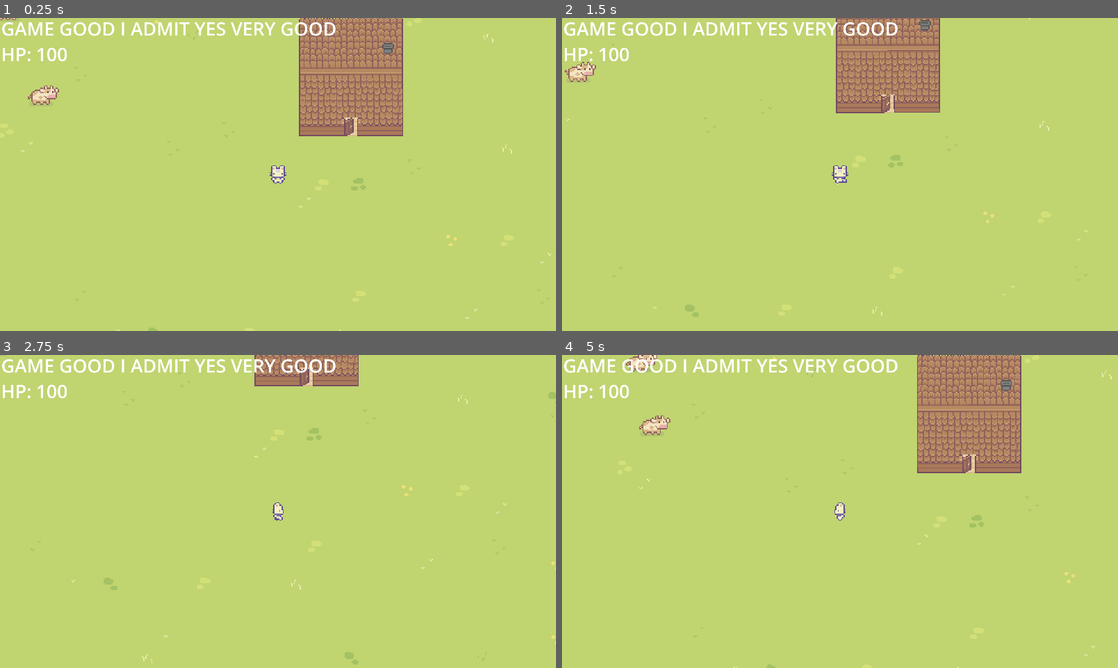
Above: before the commit, frames 1-4 (two rows, left to right).
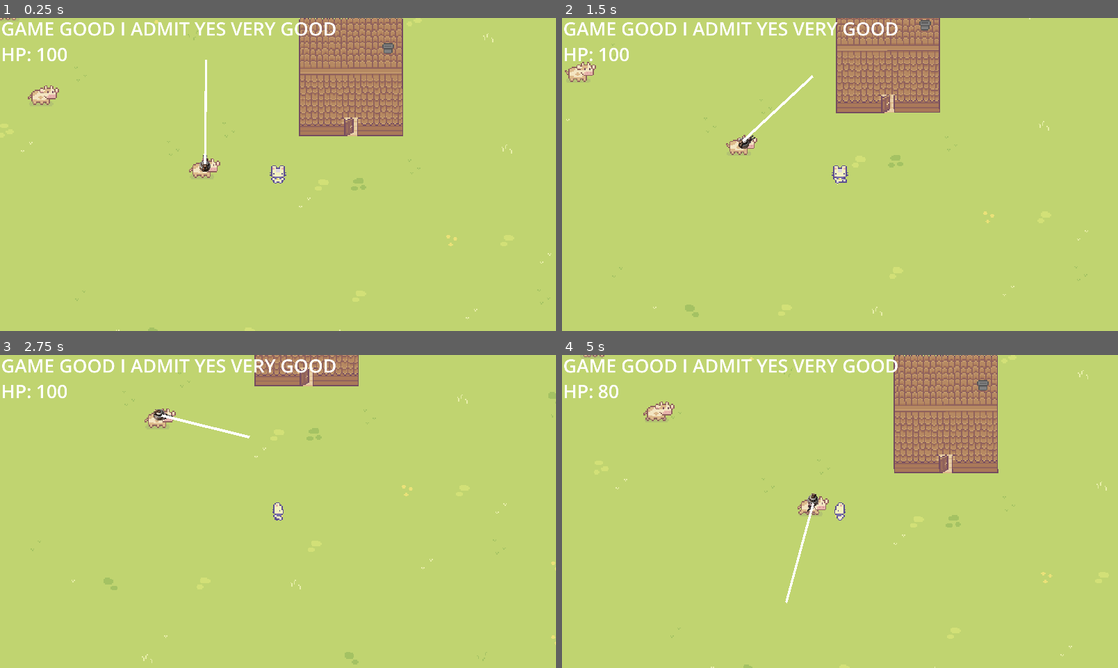
Above: after the commit, the same moments.

Repository: maciulex/First-game-in-godot
Game: Godot game, scene res://game_level.tscn
Two runs of this game, one before a commit and one after it. Both use one fixed random seed, a clock stepped at 60 frames per second and the inputs below.
Inputs:
- Up to frame 1 (0.25 s): no input
- Up to frame 2 (1.5 s): hold D (right) 0.53-1.28 s; hold Space (space) 0.53-1.28 s; hold S (down) from 1.28 s (still down); tap Space (space) at 1.35 s
- Up to frame 3 (2.75 s): release S (down) at 2.03 s; hold D (right) from 2.03 s (still down); hold Space (space) from 2.03 s (still down)
- Up to frame 4 (5 s): release D (right) at 2.78 s; release Space (space) at 2.78 s; hold W (up) 2.78-3.53 s; tap Space (space) at 2.85, 4.35 s; hold Space (space) 3.53-4.28 s; hold A (left) from 3.53 s (still down)

The runs differ from the first frame. In frame 1, 0.4% of the frame differs, in the area x 34-40%, y 13-52%; in frame 2, 0.4%; in frame 3, 0.4%; in frame 4, 6.9%, in the area x 3-99%, y 0-100%.

Commit message:
armored cow added 0.1

Diff:
--- a/NPC/cow.gd
+++ b/NPC/cows/cow/cow.gd
@@ -12,6 +12,7 @@
 func _ready():
 	setNewState();
 	setAnimation(true, true);
+
 
 
 func _physics_process(delta):
@@ -53,3 +54,9 @@
 
 func _on_timer_timeout():
 	setNewState();
+
+
+func _on_player_tool_action(target):
+	print(target, target == self);
+	if target == self:
+		self.queue_free();
--- a/NPC/cow.tscn
+++ b/NPC/cows/cow/cow.tscn
@@ -1,7 +1,71 @@
-[gd_scene load_steps=15 format=3 uid="uid://cqherbldtllj4"]
+[gd_scene load_steps=15 format=3 uid="uid://dpddi8nvsbcy3"]
 
-[ext_resource type="Texture2D" uid="uid://dhp1sh0xxp7h2" path="res://art/Sprout Lands - Sprites - Basic pack/Characters/Free Cow Sprites.png" id="1_qr5e4"]
-[ext_resource type="Script" path="res://NPC/cow.gd" id="1_qwkr4"]
+[ext_resource type="Texture2D" uid="uid://dhp1sh0xxp7h2" path="res://art/Sprout Lands - Sprites - Basic pack/Characters/Free Cow Sprites.png" id="2_31pos"]
+
+[sub_resource type="GDScript" id="GDScript_t15gv"]
+script/source = "extends CharacterBody2D
+
+@export var movement_speed : float = 0.1;
+@onready var sprite = $Sprite2D;
+@onready var animationTree = $AnimationTree;
+@onready var timer = $Timer;
+enum COW_STATES {idle, walk};
+var COW_STATE : COW_STATES = COW_STATES.idle;
+var WalkDir : Vector2 = Vector2(0,0);
+
+
+func _ready():
+	setNewState();
+	setAnimation(true, true);
+
+
+
+func _physics_process(delta):
+	if (COW_STATE == COW_STATES.walk):
+		move_and_collide(WalkDir)
+	pass;
+
+
+func getWalkDir():
+	return Vector2(randi_range(-1,1),randi_range(-1,1))*movement_speed;
+
+
+func setAnimation(idle: bool, right: bool):
+	if (idle):
+		animationTree.set(\"parameters/conditions/isIdle\", true);
+		animationTree.set(\"parameters/conditions/isWalking\", false);
+		WalkDir = Vector2(0,0);
+	else:
+		animationTree.set(\"parameters/conditions/isIdle\", false);
+		animationTree.set(\"parameters/conditions/isWalking\", true);
+		if (!right):
+			sprite.flip_h = true;
+		else:
+			sprite.flip_h = false;
+
+
+func setNewState():
+	COW_STATE = randi_range(0,1);
+	if (COW_STATE == COW_STATES.idle):
+		setAnimation(true, true);
+	else:
+		WalkDir = getWalkDir();
+		if (WalkDir == Vector2.ZERO):
+			COW_STATE = COW_STATES.idle;
+			setAnimation(true, true);
+			return;
+		setAnimation(false, (false if (WalkDir.x < 0) else true));
+	timer.start(randi_range(1,3));
+
+func _on_timer_timeout():
+	setNewState();
+
+
+func _on_player_tool_action(target):
+	print(target, target == self);
+	if target == self:
+		self.queue_free();
+"
 
 [sub_resource type="Animation" id="Animation_hcl25"]
 length = 0.001
@@ -89,12 +153,12 @@
 [sub_resource type="RectangleShape2D" id="RectangleShape2D_mvd3d"]
 size = Vector2(25, 16)
 
-[node name="cow" type="CharacterBody2D" groups=["Enemys", "alive", "tool_axe_action"]]
+[node name="cow" type="CharacterBody2D" groups=["Enemys", "alive", "tool_axe_action_group"]]
 position = Vector2(126, 51)
-script = ExtResource("1_qwkr4")
+script = SubResource("GDScript_t15gv")
 
 [node name="Sprite2D" type="Sprite2D" parent="."]
-texture = ExtResource("1_qr5e4")
+texture = ExtResource("2_31pos")
 hframes = 3
 vframes = 2
 
--- /dev/null
+++ b/NPC/cows/cowArmed/cowArmed.gd
@@ -0,0 +1,39 @@
+extends "res://NPC/cows/cow/cow.gd"
+
+@export var timeToChangeTuretState = [2,5];
+@onready var turretTimer : Timer = $TimerForTurretRotation;
+@onready var turretDetection : RayCast2D = $Turret/turretDetection;
+@onready var turretSprite : Sprite2D = $Turret;
+var turretState = turretStates.idle;
+enum turretStates {idle, rotateRight, rotateLeft}
+@export var turretRotationTime : float = 0.1
+var deltaTimeForTurretRotation : float = 0;
+var turretCooldown = 0;
+
+var rotationDegreesPerCycle : float = 5.625;#360/64
+
+func rotateCannon(dir : turretStates):
+	if turretState == turretStates.rotateLeft:
+		#sprite
+		if (turretSprite.frame == 0): turretSprite.frame = 63;
+		else:turretSprite.frame -= 1;
+		#rayCast2d
+		turretDetection.rotation_degrees -= rotationDegreesPerCycle;
+	elif turretState == turretStates.rotateRight:
+		if (turretSprite.frame == 63): turretSprite.frame = 0;
+		else: turretSprite.frame += 1;
+		turretDetection.rotation_degrees += rotationDegreesPerCycle;
+	deltaTimeForTurretRotation = 0;
+
+
+func _physics_process(delta):
+	if (COW_STATE == COW_STATES.walk):
+		move_and_collide(WalkDir)
+	if (deltaTimeForTurretRotation > turretRotationTime):
+		rotateCannon(turretState);
+	else:
+		deltaTimeForTurretRotation += delta;
+
+func _on_timer_for_turret_rotation_timeout():
+	turretTimer.start(randi_range(timeToChangeTuretState[0], timeToChangeTuretState[1]));
+	turretState = randi_range(0,2);
--- /dev/null
+++ b/NPC/cows/cowArmed/cowArmed.tscn
@@ -0,0 +1,38 @@
+[gd_scene load_steps=5 format=3 uid="uid://c1hkcomwcy5ra"]
+
+[ext_resource type="PackedScene" uid="uid://dpddi8nvsbcy3" path="res://NPC/cows/cow/cow.tscn" id="1_0d10r"]
+[ext_resource type="Script" path="res://NPC/cows/cowArmed/cowArmed.gd" id="2_mcfsc"]
+[ext_resource type="Texture2D" uid="uid://vw6eq58q2owa" path="res://art/turret.png" id="3_rd04r"]
+
+[sub_resource type="AnimationNodeStateMachinePlayback" id="AnimationNodeStateMachinePlayback_iybn2"]
+
+[node name="cowArmed" instance=ExtResource("1_0d10r")]
+script = ExtResource("2_mcfsc")
+timeToChangeTuretState = [2, 5]
+turretRotationTime = 0.1
+
+[node name="AnimationTree" parent="." index="2"]
+parameters/playback = SubResource("AnimationNodeStateMachinePlayback_iybn2")
+
+[node name="Turret" type="Sprite2D" parent="." index="6"]
+scale = Vector2(0.26087, 0.30303)
+texture = ExtResource("3_rd04r")
+hframes = 8
+vframes = 8
+
+[node name="turretDetection" type="RayCast2D" parent="Turret" index="0"]
+position = Vector2(3.83331, 6.59999)
+scale = Vector2(3.83333, 3.3)
+target_position = Vector2(1, -93)
+collision_mask = 2
+
+[node name="Line2D" type="Line2D" parent="Turret/turretDetection" index="0"]
+position = Vector2(6.10352e-05, 1.90735e-06)
+scale = Vector2(-0.199641, 1.0233)
+points = PackedVector2Array(0, -1, -5.00873, -88.9281)
+
+[node name="TimerForTurretRotation" type="Timer" parent="." index="7"]
+wait_time = 0.3
+autostart = true
+
+[connection signal="timeout" from="TimerForTurretRotation" to="." method="_on_timer_for_turret_rotation_timeout"]
--- a/character/player.gd
+++ b/character/player.gd
@@ -15,11 +15,12 @@
 ];
 signal building;
 signal health;
+signal toolAction;
 var playerData;
 
 func _ready():
+	self.health.connect($Control/HPValLabel.updateHp);
 	playerData = get_node("/root/PlayerData");
-	self.health.connect($Control/HPValLabel.updateHp);
 	KnockbackRays = [
 		[
 			$RayCastsContainer/RayCast2D2,	#bottom-left
@@ -94,7 +95,17 @@
 	pass # Replace with function body.
 
 func getColliderFromVector(vector : Vector2):
-	print(vector);
+	match int(vector.y):
+		-1:
+			return KnockbackRays[2][1].get_collider();
+		1:
+			return KnockbackRays[0][1].get_collider();
+	match int(vector.x):
+		1:
+			return KnockbackRays[1][2].get_collider();
+		-1:
+			return KnockbackRays[1][0].get_collider();
+	return null;
 
 
 func blockPlayerMovement():
@@ -106,7 +117,11 @@
 	update_animation("toolUse", Vector2.ZERO);
 	match playerData.equipedTool:
 		playerData.tools.Axe:
-			getColliderFromVector(playerData.lookingDirection);
+			var collider =getColliderFromVector(playerData.lookingDirection);
+			if (collider != null && collider.is_in_group("tool_axe_action_group")):
+				print("dah")
+				get_tree().call_group("tool_axe_action_group", "_on_player_tool_action",collider)
+				pass;
 			pass;
 
 func getVectorOfColidedBody(body):
@@ -148,7 +163,6 @@
 
 
 func _on_animation_tree_animation_finished(anim_name):
-	print("1 ",anim_name);
 	if (anim_name.contains("Use")):
 		animation_tree.set("parameters/conditions/isIdle", true);
 		animation_tree.set("parameters/conditions/useTool", false);
--- a/character/player.tscn
+++ b/character/player.tscn
@@ -197,6 +197,166 @@
 "transitions": PackedFloat32Array(1, 1),
 "update": 1,
 "values": [0, 1]
+}
+tracks/1/type = "value"
+tracks/1/imported = false
+tracks/1/enabled = true
+tracks/1/path = NodePath("Sprite2D:visible")
+tracks/1/interp = 1
+tracks/1/loop_wrap = true
+tracks/1/keys = {
+"times": PackedFloat32Array(0),
+"transitions": PackedFloat32Array(1),
+"update": 1,
+"values": [true]
+}
+tracks/2/type = "value"
+tracks/2/imported = false
+tracks/2/enabled = true
+tracks/2/path = NodePath("toolsUsage:visible")
+tracks/2/interp = 1
+tracks/2/loop_wrap = true
+tracks/2/keys = {
+"times": PackedFloat32Array(0),
+"transitions": PackedFloat32Array(1),
+"update": 1,
+"values": [false]
+}
+
+[sub_resource type="Animation" id="Animation_hqo7y"]
+resource_name = "idle_down"
+loop_mode = 1
+tracks/0/type = "value"
+tracks/0/imported = false
+tracks/0/enabled = true
+tracks/0/path = NodePath("Sprite2D:frame")
+tracks/0/interp = 1
+tracks/0/loop_wrap = true
+tracks/0/keys = {
+"times": PackedFloat32Array(0, 0.5),
+"transitions": PackedFloat32Array(1, 1),
+"update": 1,
+"values": [0, 1]
+}
+tracks/1/type = "value"
+tracks/1/imported = false
+tracks/1/enabled = true
+tracks/1/path = NodePath("Sprite2D:visible")
+tracks/1/interp = 1
+tracks/1/loop_wrap = true
+tracks/1/keys = {
+"times": PackedFloat32Array(0),
+"transitions": PackedFloat32Array(1),
+"update": 1,
+"values": [true]
+}
+tracks/2/type = "value"
+tracks/2/imported = false
+tracks/2/enabled = true
+tracks/2/path = NodePath("toolsUsage:visible")
+tracks/2/interp = 1
+tracks/2/loop_wrap = true
+tracks/2/keys = {
+"times": PackedFloat32Array(0),
+"transitions": PackedFloat32Array(1),
+"update": 1,
+"values": [false]
+}
+
+[sub_resource type="Animation" id="Animation_vlskw"]
+resource_name = "idle_left"
+loop_mode = 1
+tracks/0/type = "value"
+tracks/0/imported = false
+tracks/0/enabled = true
+tracks/0/path = NodePath("Sprite2D:frame")
+tracks/0/interp = 1
+tracks/0/loop_wrap = true
+tracks/0/keys = {
+"times": PackedFloat32Array(0, 0.5),
+"transitions": PackedFloat32Array(1, 1),
+"update": 1,
+"values": [8, 9]
+}
+tracks/1/type = "value"
+tracks/1/imported = false
+tracks/1/enabled = true
+tracks/1/path = NodePath("Sprite2D:visible")
+tracks/1/interp = 1
+tracks/1/loop_wrap = true
+tracks/1/keys = {
+"times": PackedFloat32Array(0),
+"transitions": PackedFloat32Array(1),
+"update": 1,
+"values": [true]
+}
+tracks/2/type = "value"
+tracks/2/imported = false
+tracks/2/enabled = true
+tracks/2/path = NodePath("toolsUsage:visible")
+tracks/2/interp = 1
+tracks/2/loop_wrap = true
+tracks/2/keys = {
+"times": PackedFloat32Array(0),
+"transitions": PackedFloat32Array(1),
+"update": 1,
+"values": [false]
+}
+
+[sub_resource type="Animation" id="Animation_qucgn"]
+resource_name = "idle_right"
+loop_mode = 1
+tracks/0/type = "value"
+tracks/0/imported = false
+tracks/0/enabled = true
+tracks/0/path = NodePath("Sprite2D:frame")
+tracks/0/interp = 1
+tracks/0/loop_wrap = true
+tracks/0/keys = {
+"times": PackedFloat32Array(0, 0.5),
+"transitions": PackedFloat32Array(1, 1),
+"update": 1,
+"values": [12, 13]
+}
+tracks/1/type = "value"
+tracks/1/imported = false
+tracks/1/enabled = true
+tracks/1/path = NodePath("Sprite2D:visible")
+tracks/1/interp = 1
+tracks/1/loop_wrap = true
+tracks/1/keys = {
+"times": PackedFloat32Array(0),
+"transitions": PackedFloat32Array(1),
+"update": 1,
+"values": [true]
+}
+tracks/2/type = "value"
+tracks/2/imported = false
+tracks/2/enabled = true
+tracks/2/path = NodePath("toolsUsage:visible")
+tracks/2/interp = 1
+tracks/2/loop_wrap = true
+tracks/2/keys = {
+"times": PackedFloat32Array(0),
+"transitions": PackedFloat32Array(1),
+"update": 1,
+"values": [false]
+}
+
+[sub_resource type="Animation" id="Animation_00dvo"]
+resource_name = "idle_up"
+loop_mode = 1
+tracks/0/type = "value"
+tracks/0/imported = false
+tracks/0/enabled = true
+tracks/0/path = NodePath("Sprite2D:frame")
+tracks/0/interp = 1
+tracks/0/loop_wrap = true
+tracks/0/keys = {
+"times": PackedFloat32Array(0, 0.5),
+"transitions": PackedFloat32Array(1, 1),
+"update": 1,
+"values": [4, 5]
 }
 tracks/1/type = "value"
 tracks/1/imported = false
@@ -365,166 +525,6 @@
 "transitions": PackedFloat32Array(1, 1, 1),
 "update": 1,
 "values": [6, 5, 7]
-}
-tracks/1/type = "value"
-tracks/1/imported = false
-tracks/1/enabled = true
-tracks/1/path = NodePath("Sprite2D:visible")
-tracks/1/interp = 1
-tracks/1/loop_wrap = true
-tracks/1/keys = {
-"times": PackedFloat32Array(0),
-"transitions": PackedFloat32Array(1),
-"update": 1,
-"values": [true]
-}
-tracks/2/type = "value"
-tracks/2/imported = false
-tracks/2/enabled = true
-tracks/2/path = NodePath("toolsUsage:visible")
-tracks/2/interp = 1
-tracks/2/loop_wrap = true
-tracks/2/keys = {
-"times": PackedFloat32Array(0),
-"transitions": PackedFloat32Array(1),
-"update": 1,
-"values": [false]
-}
-
-[sub_resource type="Animation" id="Animation_00dvo"]
-resource_name = "idle_up"
-loop_mode = 1
-tracks/0/type = "value"
-tracks/0/imported = false
-tracks/0/enabled = true
-tracks/0/path = NodePath("Sprite2D:frame")
-tracks/0/interp = 1
-tracks/0/loop_wrap = true
-tracks/0/keys = {
-"times": PackedFloat32Array(0, 0.5),
-"transitions": PackedFloat32Array(1, 1),
-"update": 1,
-"values": [4, 5]
-}
-tracks/1/type = "value"
-tracks/1/imported = false
-tracks/1/enabled = true
-tracks/1/path = NodePath("Sprite2D:visible")
-tracks/1/interp = 1
-tracks/1/loop_wrap = true
-tracks/1/keys = {
-"times": PackedFloat32Array(0),
-"transitions": PackedFloat32Array(1),
-"update": 1,
-"values": [true]
-}
-tracks/2/type = "value"
-tracks/2/imported = false
-tracks/2/enabled = true
-tracks/2/path = NodePath("toolsUsage:visible")
-tracks/2/interp = 1
-tracks/2/loop_wrap = true
-tracks/2/keys = {
-"times": PackedFloat32Array(0),
-"transitions": PackedFloat32Array(1),
-"update": 1,
-"values": [false]
-}
-
-[sub_resource type="Animation" id="Animation_hqo7y"]
-resource_name = "idle_down"
-loop_mode = 1
-tracks/0/type = "value"
-tracks/0/imported = false
-tracks/0/enabled = true
-tracks/0/path = NodePath("Sprite2D:frame")
-tracks/0/interp = 1
-tracks/0/loop_wrap = true
-tracks/0/keys = {
-"times": PackedFloat32Array(0, 0.5),
-"transitions": PackedFloat32Array(1, 1),
-"update": 1,
-"values": [0, 1]
-}
-tracks/1/type = "value"
-tracks/1/imported = false
-tracks/1/enabled = true
-tracks/1/path = NodePath("Sprite2D:visible")
-tracks/1/interp = 1
-tracks/1/loop_wrap = true
-tracks/1/keys = {
-"times": PackedFloat32Array(0),
-"transitions": PackedFloat32Array(1),
-"update": 1,
-"values": [true]
-}
-tracks/2/type = "value"
-tracks/2/imported = false
-tracks/2/enabled = true
-tracks/2/path = NodePath("toolsUsage:visible")
-tracks/2/interp = 1
-tracks/2/loop_wrap = true
-tracks/2/keys = {
-"times": PackedFloat32Array(0),
-"transitions": PackedFloat32Array(1),
-"update": 1,
-"values": [false]
-}
-
-[sub_resource type="Animation" id="Animation_vlskw"]
-resource_name = "idle_left"
-loop_mode = 1
-tracks/0/type = "value"
-tracks/0/imported = false
-tracks/0/enabled = true
-tracks/0/path = NodePath("Sprite2D:frame")
-tracks/0/interp = 1
-tracks/0/loop_wrap = true
-tracks/0/keys = {
-"times": PackedFloat32Array(0, 0.5),
-"transitions": PackedFloat32Array(1, 1),
-"update": 1,
-"values": [8, 9]
-}
-tracks/1/type = "value"
-tracks/1/imported = false
-tracks/1/enabled = true
-tracks/1/path = NodePath("Sprite2D:visible")
-tracks/1/interp = 1
-tracks/1/loop_wrap = true
-tracks/1/keys = {
-"times": PackedFloat32Array(0),
-"transitions": PackedFloat32Array(1),
-"update": 1,
-"values": [true]
-}
-tracks/2/type = "value"
-tracks/2/imported = false
-tracks/2/enabled = true
-tracks/2/path = NodePath("toolsUsage:visible")
-tracks/2/interp = 1
-tracks/2/loop_wrap = true
-tracks/2/keys = {
-"times": PackedFloat32Array(0),
-"transitions": PackedFloat32Array(1),
-"update": 1,
-"values": [false]
-}
-
-[sub_resource type="Animation" id="Animation_qucgn"]
-resource_name = "idle_right"
-loop_mode = 1
-tracks/0/type = "value"
-tracks/0/imported = false
-tracks/0/enabled = true
-tracks/0/path = NodePath("Sprite2D:frame")
-tracks/0/interp = 1
-tracks/0/loop_wrap = true
-tracks/0/keys = {
-"times": PackedFloat32Array(0, 0.5),
-"transitions": PackedFloat32Array(1, 1),
-"update": 1,
-"values": [12, 13]
 }
 tracks/1/type = "value"
 tracks/1/imported = false
@@ -703,8 +703,10 @@
 [sub_resource type="RectangleShape2D" id="RectangleShape2D_6h05r"]
 size = Vector2(8, 16)
 
-[node name="Player" type="CharacterBody2D"]
+[node name="Player" type="CharacterBody2D" groups=["CowEnemy"]]
 position = Vector2(240, 135)
+collision_layer = 3
+collision_mask = 3
 script = ExtResource("1_mn1hc")
 
 [node name="Control" parent="." instance=ExtResource("3_crd1h")]
@@ -734,7 +736,6 @@
 frame = 8
 
 [node name="CollisionShape2D" type="CollisionShape2D" parent="."]
-visible = false
 shape = SubResource("RectangleShape2D_5ofvq")
 
 [node name="AnimationPlayer" type="AnimationPlayer" parent="."]
@@ -755,7 +756,6 @@
 parameters/walk/blend_position = Vector2(-0.00694072, -0.0720524)
 
 [node name="RemoteTransform2D" type="RemoteTransform2D" parent="."]
-visible = false
 remote_path = NodePath("Camera2D")
 
 [node name="Camera2D" type="Camera2D" parent="RemoteTransform2D"]
@@ -784,7 +784,7 @@
 target_position = Vector2(-11, -11)
 
 [node name="RayCast2D5" type="RayCast2D" parent="RayCastsContainer"]
-target_position = Vector2(0, -16)
+target_position = Vector2(0, -17)
 
 [node name="RayCast2D6" type="RayCast2D" parent="RayCastsContainer"]
 target_position = Vector2(13, -12)
--- a/game_level.tscn
+++ b/game_level.tscn
@@ -8,8 +8,9 @@
 [ext_resource type="Texture2D" uid="uid://dymikuspy5yh3" path="res://art/Sprout Lands - Sprites - Basic pack/Tilesets/Fences.png" id="5_mmt5p"]
 [ext_resource type="Texture2D" uid="uid://dckvrdmeoibfr" path="res://art/Sprout Lands - Sprites - Basic pack/Tilesets/Water.png" id="6_okfou"]
 [ext_resource type="Texture2D" uid="uid://175ari00wbp2" path="res://art/Sprout Lands - Sprites - Basic pack/Tilesets/Wooden House.png" id="7_4b1h7"]
-[ext_resource type="PackedScene" uid="uid://cqherbldtllj4" path="res://NPC/cow.tscn" id="8_1wffd"]
+[ext_resource type="PackedScene" uid="uid://dpddi8nvsbcy3" path="res://NPC/cows/cow/cow.tscn" id="8_1wffd"]
 [ext_resource type="PackedScene" uid="uid://bb0i0x7ippwgx" path="res://building/home.tscn" id="9_byatf"]
+[ext_resource type="PackedScene" uid="uid://c1hkcomwcy5ra" path="res://NPC/cows/cowArmed/cowArmed.tscn" id="11_n7n0e"]
 
 [sub_resource type="TileSetAtlasSource" id="TileSetAtlasSource_7y6o0"]
 texture = ExtResource("2_f5xm6")
@@ -747,26 +748,31 @@
 layer_1/tile_data = PackedInt32Array(524294, 131073, 2, 524295, 131073, 2, 524296, 131073, 2, 524297, 131073, 2, 524298 …(2867 unchanged characters)…
 metadata/_edit_lock_ = true
 
-[node name="cow" parent="." instance=ExtResource("8_1wffd")]
-position = Vector2(215, 230)
-
-[node name="cow2" parent="." instance=ExtResource("8_1wffd")]
-position = Vector2(126, 62)
-
-[node name="cow7" parent="." instance=ExtResource("8_1wffd")]
-position = Vector2(109, 88)
-
-[node name="cow6" parent="." instance=ExtResource("8_1wffd")]
-position = Vector2(133, 107)
-
-[node name="cow5" parent="." instance=ExtResource("8_1wffd")]
-position = Vector2(106, 111)
-
-[node name="cow3" parent="." instance=ExtResource("8_1wffd")]
-position = Vector2(278, 37)
-
-[node name="cow4" parent="." instance=ExtResource("8_1wffd")]
-position = Vector2(186, 157)
-
 [node name="home" parent="." instance=ExtResource("9_byatf")]
 position = Vector2(425, 174)
+
+[node name="Cows" type="Node2D" parent="."]
+
+[node name="cow2" parent="Cows" instance=ExtResource("8_1wffd")]
+position = Vector2(126, 62)
+
+[node name="cow7" parent="Cows" instance=ExtResource("8_1wffd")]
+position = Vector2(109, 88)
+
+[node name="cow6" parent="Cows" instance=ExtResource("8_1wffd")]
+position = Vector2(133, 107)
+
+[node name="cow5" parent="Cows" instance=ExtResource("8_1wffd")]
+position = Vector2(106, 111)
+
+[node name="cow3" parent="Cows" instance=ExtResource("8_1wffd")]
+position = Vector2(278, 37)
+
+[node name="cow4" parent="Cows" instance=ExtResource("8_1wffd")]
+position = Vector2(186, 157)
+
+[node name="cow" parent="Cows" instance=ExtResource("8_1wffd")]
+position = Vector2(215, 230)
+
+[node name="cowArmed" parent="." instance=ExtResource("11_n7n0e")]
+position = Vector2(354, 293)
--- a/project.godot
+++ b/project.godot
@@ -54,6 +54,10 @@
 ]
 }
 
+[layer_names]
+
+2d_physics/layer_2="Wykrywanie gracza"
+
 [rendering]
 
 renderer/rendering_method="gl_compatibility"
--- /dev/null
+++ b/utils/bullet.tscn
@@ -0,0 +1,10 @@
+[gd_scene load_steps=2 format=3 uid="uid://b7pwup0ub45j2"]
+
+[ext_resource type="Texture2D" uid="uid://dkeb0esyj1uyb" path="res://art/bullet.png" id="1_a14ki"]
+
+[node name="bullet" type="Node2D"]
+
+[node name="Bullet" type="Sprite2D" parent="."]
+position = Vector2(0, 1.19209e-07)
+scale = Vector2(0.1, 0.1)
+texture = ExtResource("1_a14ki")
Binary file added: art/bullet.png
Not shown, added: art/bullet.png.import
Binary file added: art/turret.png
Not shown, added: art/turret.png.import
Binary file added: art/turret2.png
Not shown, added: art/turret2.png.import
Not shown: 1 places in game_level.tscn that only renumber resources
